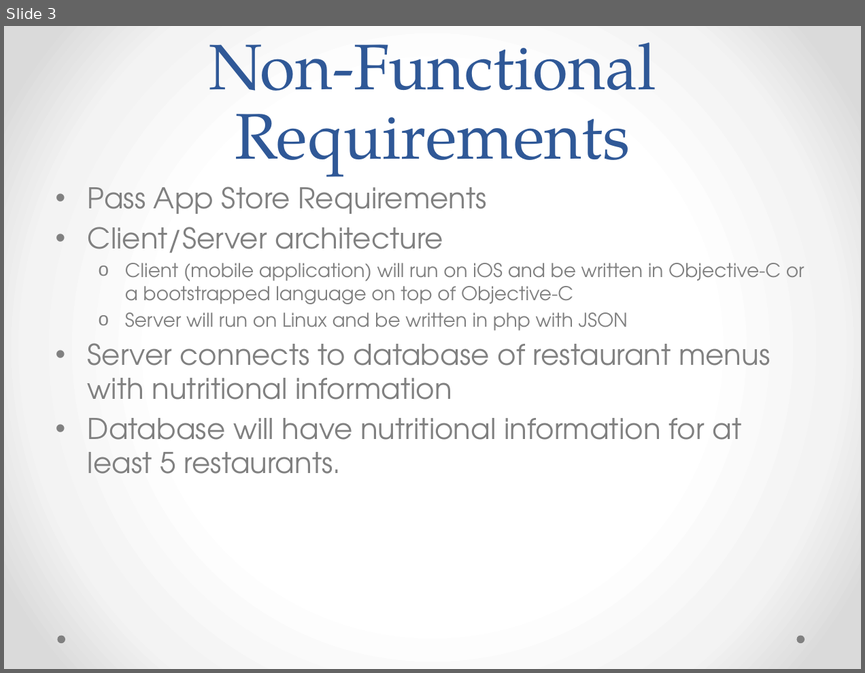
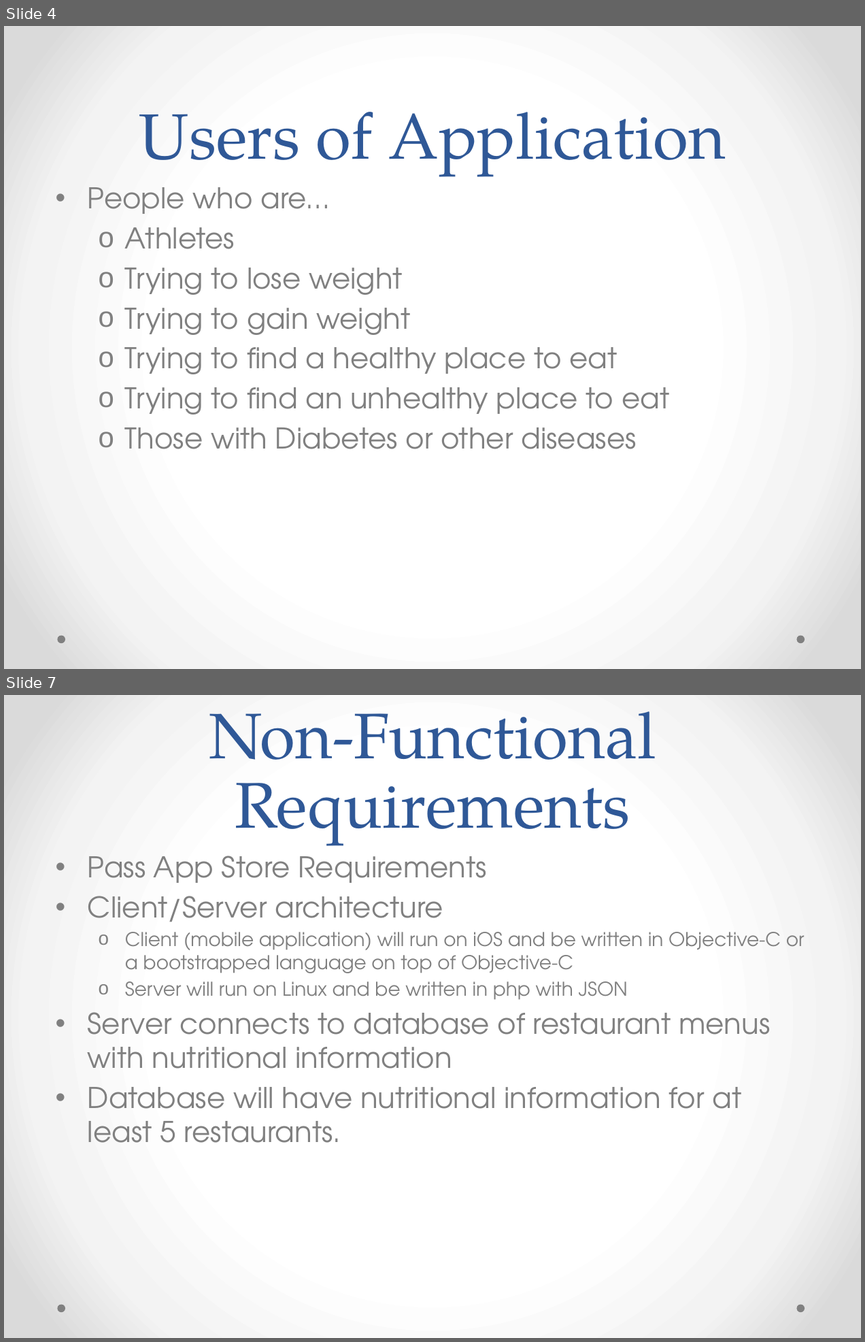
Before and after one commit to onethousandcats/acs560_course_project, a slide deck: Final Presentation/ACS560 Final Presentation.pptx. Shown one above the other, each under a label of ours: slide 3 before the commit, slides 4 and 7 after it; the slides between them are not shown. The pictures are 865x673 and 865x1342 pixels, drawn with LibreOffice and Linux fonts; fonts in the diff are those of the drawing. Boxes give left, top, right and bottom in pixels: in the first picture for what was removed or moved away, otherwise in the second. Text is boxed around its words. In the diff, an @@ line names an element or a change of style, - is before the commit and + after.

```diff
--- a/Final Presentation/ACS560 Final Presentation.pptx
+++ b/Final Presentation/ACS560 Final Presentation.pptx
@@ slide 4 added at (4,26,861,669), background gradient #FFFFFF to #F4F4F4 to #DADADA; not listed: 2 template elements that a slide beside it also shows @@
@@ title added at (139,112,725,177), 54 pt, text #2F5897 @@
+Users of Application
@@ text added at (88,187,669,449), 24 pt, text #808080 @@
+• People who are…
+  o Athletes
+  o Trying to lose weight
+  o Trying to gain weight
+  o Trying to find a healthy place to eat
+  o Trying to find an unhealthy place to eat
+  o Those with Diabetes or other diseases
@@ what was slide 3 is now slide 7 @@
```
Also in this commit, not shown: 4 slides changed, 7 other slides added, 2 other files.
